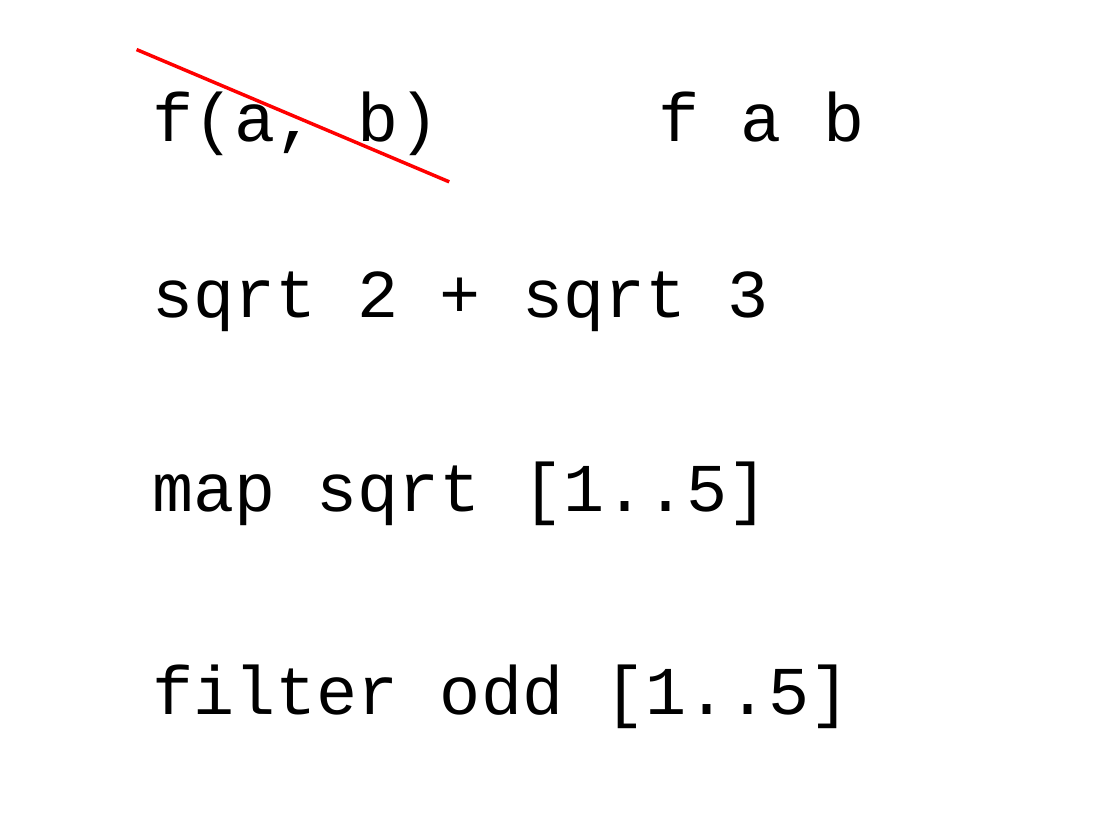
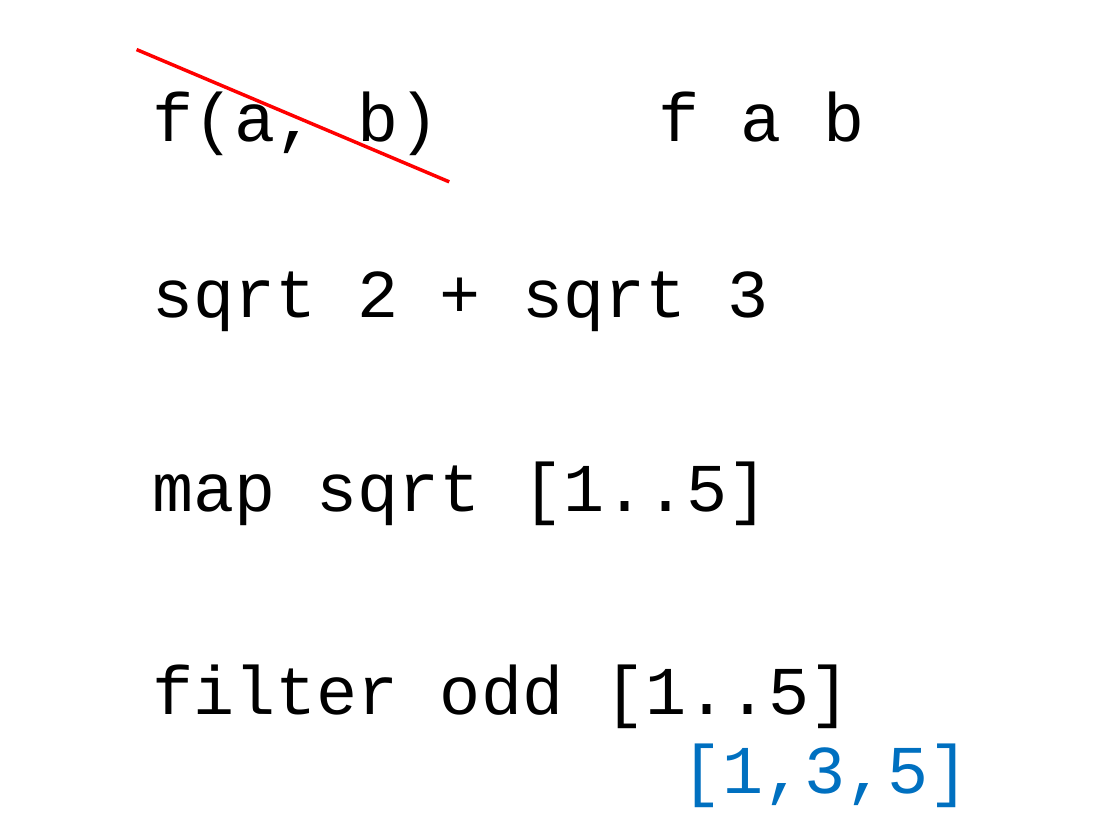
Before and after one commit to dominicprior/beginning-haskell-course, a slide deck: slide 2 of beginning-haskell.pptx. Drawn at 1120x840 pixels with LibreOffice and Linux fonts; fonts in the diff are those of the drawing. Boxes give left, top, right and bottom in pixels: in the first picture for what was removed or moved away, otherwise in the second. Text is boxed around its words. In the diff, an @@ line names an element or a change of style, - is before the commit and + after.

```diff
--- a/beginning-haskell.pptx
+++ b/beginning-haskell.pptx
@@ text added at <box>682,744,969,808</box>, 44 pt, text #0070C0 @@
+[1,3,5]
```
Also in this commit, not shown: 2 other slides changed, 1 slide added.
